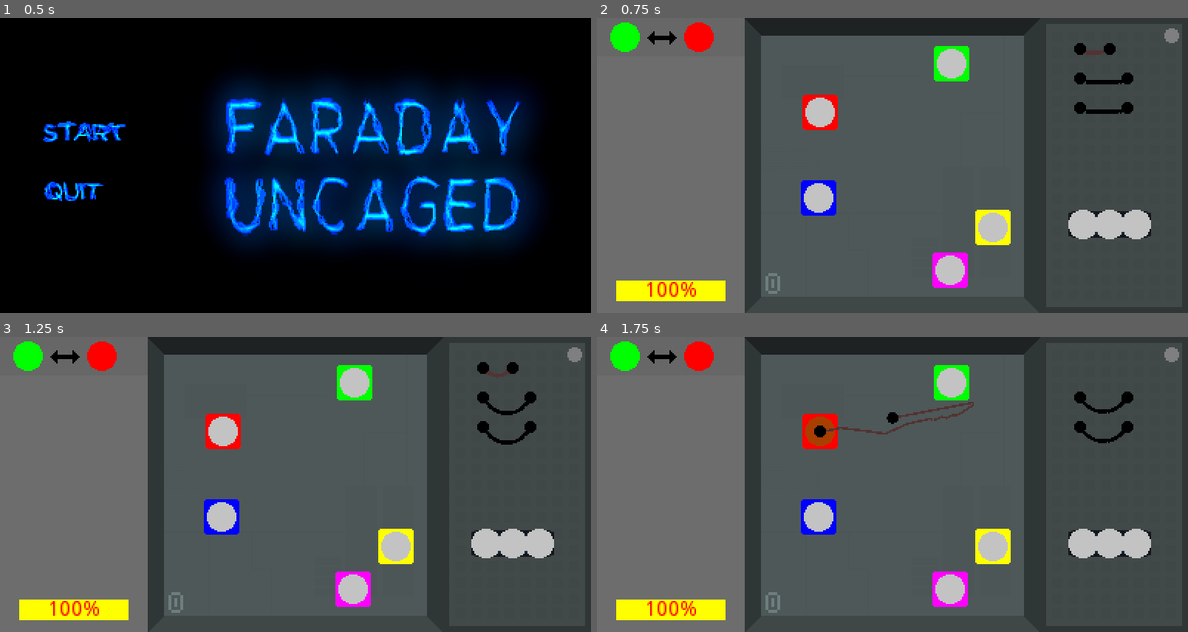
Above: before the commit, frames 1-4 (two rows, left to right).
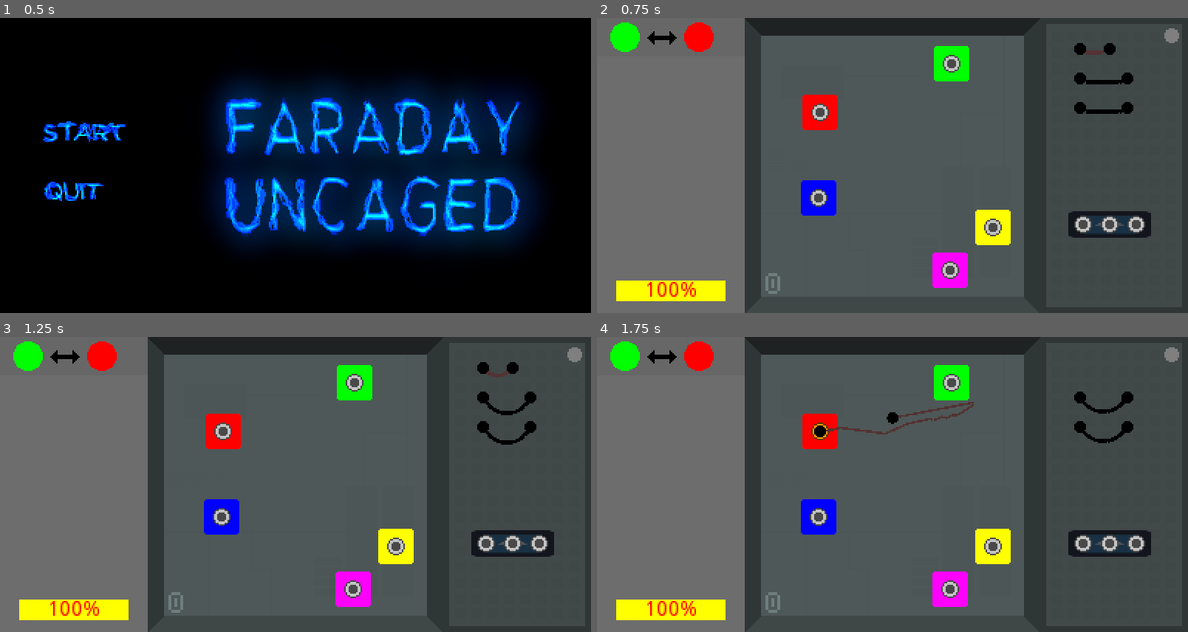
Above: after the commit, the same moments.

Repository: leogeier/faraday-uncaged
Game: Godot game, scene res://scenes/main/main.tscn
Two runs of this game, one before a commit and one after it. Both use one fixed random seed, a clock stepped at 60 frames per second and the inputs below. The engine's default icon, where the game draws it, is replaced by a stand-in: a white triangle on a blue panel in a dark square.
Inputs (mouse positions are in pixels of both pictures, inside the frame that each line leads up to):
- Up to frame 1 (0.5 s): no input
- Up to frame 2 (0.75 s): click (679, 133) at 0.5 s
- Up to frame 3 (1.25 s): no input
- Up to frame 4 (1.75 s): drag from (1081, 366) to (821, 431) at 1.27 s

Frame 1 is identical in both runs. In frame 2, 2.6% of the frame differs, in the area x 35-94%, y 10-91%; in frame 3, 2.6%; in frame 4, 2.6%.

Commit message:
better ports

Diff:
--- a/game/scenes/port/port.tscn
+++ b/game/scenes/port/port.tscn
@@ -1,6 +1,6 @@
 [gd_scene load_steps=7 format=2]
 
-[ext_resource path="res://scenes/cable/plug.png" type="Texture" id=1]
+[ext_resource path="res://scenes/cable/plug_outline.png" type="Texture" id=1]
 [ext_resource path="res://scenes/port/port.gd" type="Script" id=2]
 [ext_resource path="res://scenes/port/port_Area2D.gd" type="Script" id=3]
 [ext_resource path="res://scenes/port/plug_insert.wav" type="AudioStream" id=4]
@@ -15,7 +15,7 @@
 modulate = Color( 0.768627, 0.768627, 0.768627, 1 )
 script = ExtResource( 2 )
 normal_col = Color( 0.768627, 0.768627, 0.768627, 1 )
-hover_col = Color( 0.662745, 0.25098, 0, 1 )
+hover_col = Color( 1, 0.607843, 0, 1 )
 connected_col = Color( 0.117647, 0.117647, 0.117647, 1 )
 
 [node name="Sprite" type="Sprite" parent="."]
Binary file changed: game/scenes/cable/plug_outline.png
